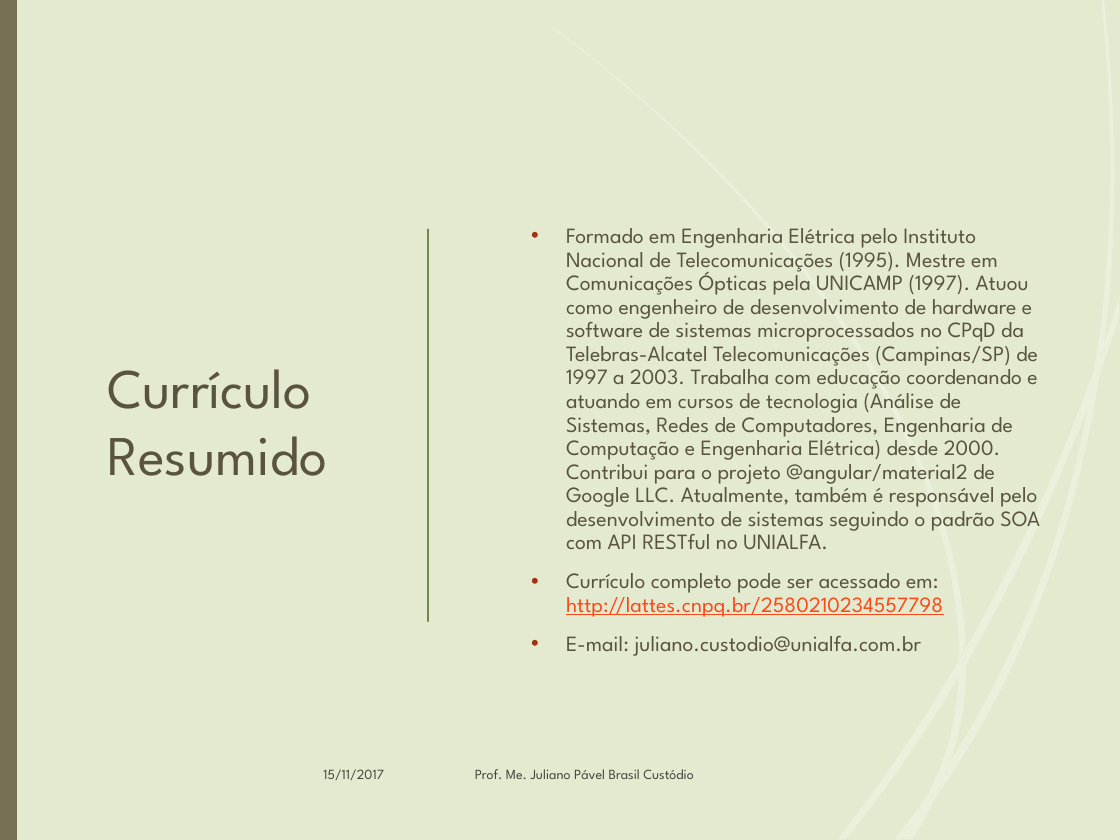
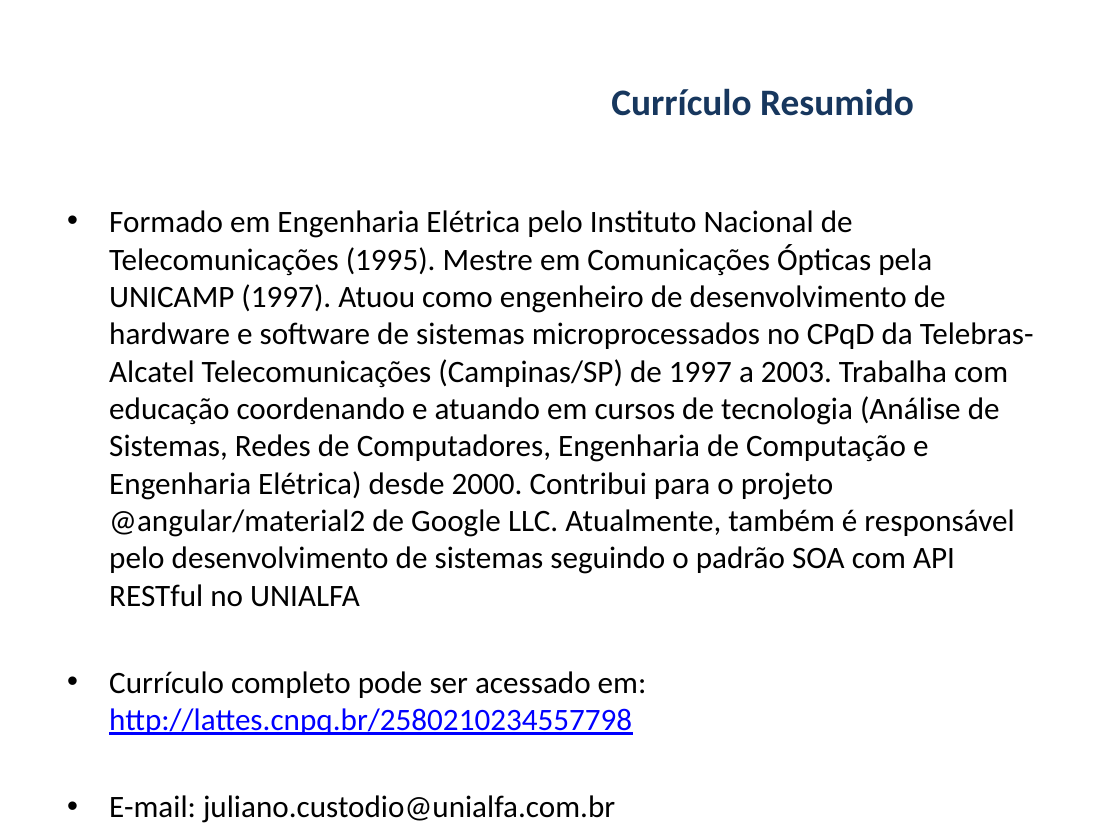
Before and after one commit to alexfdealmeida/alfa-eaes-servicos, a slide deck: slide 4 of slides/Arquitetura Orientada a Serviços.pptx (slide 3 before the commit). Drawn at 1120x840 pixels with LibreOffice and Linux fonts; fonts in the diff are those of the drawing; background and template pictures are left out. Boxes give left, top, right and bottom in pixels: in the first picture for what was removed or moved away, otherwise in the second. Text is boxed around its words. In the diff, an @@ line names an element or a change of style, - is before the commit and + after.

```diff
--- a/slides/Arquitetura Orientada a Serviços.pptx
+++ b/slides/Arquitetura Orientada a Serviços.pptx
@@ background #E3EACF to picture (left out) @@
@@ rectangle removed at (0,0,22,840) @@
@@ rectangle removed at (0,0,1120,840) @@
@@ rectangle removed at (0,0,17,840) @@
@@ freeform shape removed at (0,87,167,150) @@
@@ title "Currículo Resumido": place and size @@
-title "Currículo Resumido" at (107,369,327,476)
+title "Currículo Resumido" at (611,88,914,116)
@@ title "Currículo Resumido" at (611,88,914,116): size 36 to 24 pt, font League Spartan to Calibri, text colour #59533F to #17375E, bold on; alignment left to centre @@
@@ text "Formado em Engenharia Elétrica pelo ...": place and size @@
-text "Formado em Engenharia Elétrica pelo ..." at (566,228,1040,656)
+text "Formado em Engenharia Elétrica pelo ..." at (109,210,1034,735)
@@ text "Formado em Engenharia Elétrica pelo ..." at (109,210,1034,735): vertical alignment middle to top @@
@@ text at (109,210,1034,607): text changed; size 14 to 20 pt; font League Spartan to Calibri; text colour #59533F to #000000 @@
-  • Formado em Engenharia Elétrica pelo Instituto Nacional de Telecomunicações (1995). Mestre em Comunicações Ópticas pela UNICAMP (1997). Atuou como engenheiro de desenvolvimento de hardware e software de sistemas microprocessados no CPqD da Telebras-Alcatel Telecomunicações (Campinas/SP) de 1997 a 2003. Trabalha com educação coordenando e atuando em cursos de tecnologia (Análise de Sistemas, Redes de Computadores, Engenharia de Computação e Engenharia Elétrica) desde 2000. Contribui para o projeto @angular/material2 de Google LLC. Atualmente, também é responsável pelo desenvolvimento de sistemas seguindo o padrão SOA com API RESTful no UNIALFA.
+• Formado em Engenharia Elétrica pelo Instituto Nacional de Telecomunicações (1995). Mestre em Comunicações Ópticas pela UNICAMP (1997). Atuou como engenheiro de desenvolvimento de hardware e software de sistemas microprocessados no CPqD da Telebras-Alcatel Telecomunicações (Campinas/SP) de 1997 a 2003. Trabalha com educação coordenando e atuando em cursos de tecnologia (Análise de Sistemas, Redes de Computadores, Engenharia de Computação e Engenharia Elétrica) desde 2000. Contribui para o projeto @angular/material2 de Google LLC. Atualmente, também é responsável pelo desenvolvimento de sistemas seguindo o padrão SOA com API RESTful no UNIALFA
@@ line removed from (428, 230) to (428, 622) @@
@@ text at (109,671,647,735): size 14 to 20 pt, font League Spartan to Calibri in "Currículo completo pode ser acessado em: http://lattes.cnpq. ...", "E-mail: juliano.custodio@unialfa.com.br"; text colour #59533F to #000000 in "Currículo completo pode ser acessado em:", "E-mail: juliano.custodio@unialfa.com.br"; text colour #FB4A18 to #0000FF in "http://lattes.cnpq.br/2580210234557798"; list level 2 to 1 in "Currículo completo pode ser acessado ..."; line spacing 0.9 to 1; list level 2 to 1 in "E-mail: juliano.custodio@unialfa.com.br" @@
@@ group removed at (0,316,120,840): 5 freeform shapes @@
@@ group removed at (2,0,146,840): 5 freeform shapes @@
@@ text removed at (323,769,384,780) @@
-15/11/2017
@@ text removed at (475,769,693,779) @@
-Prof. Me. Juliano Pável Brasil Custódio
@@ group removed at (552,0,1120,839): 12 freeform shapes @@
@@ text added at (67,808,220,823), 16 pt, text #FFFFFF, italic @@
+JULIANO PÁVEL
```
Also in this commit, not shown: 3 other slides changed, 13 slides added, 10 slides removed.
